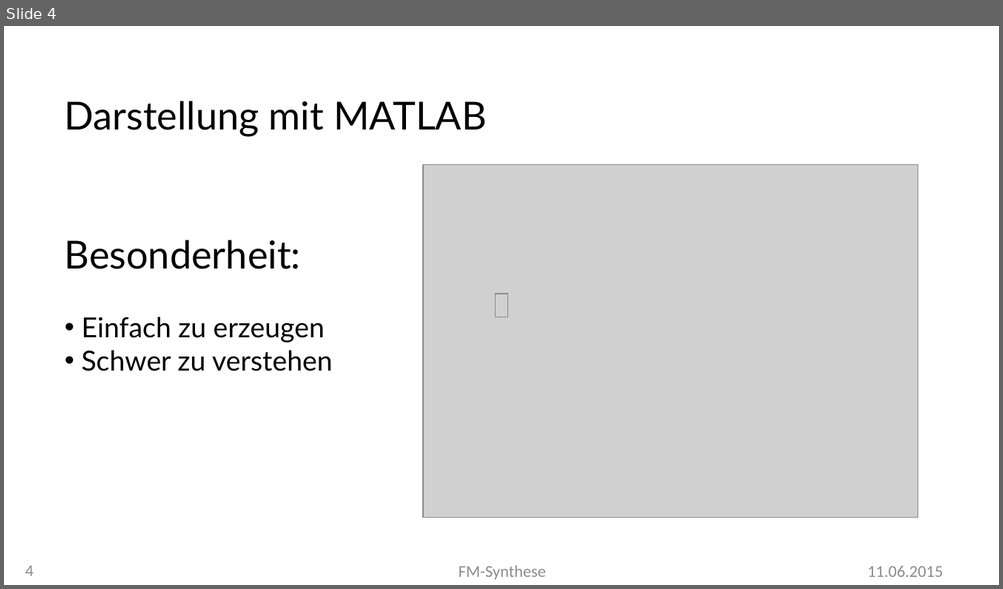
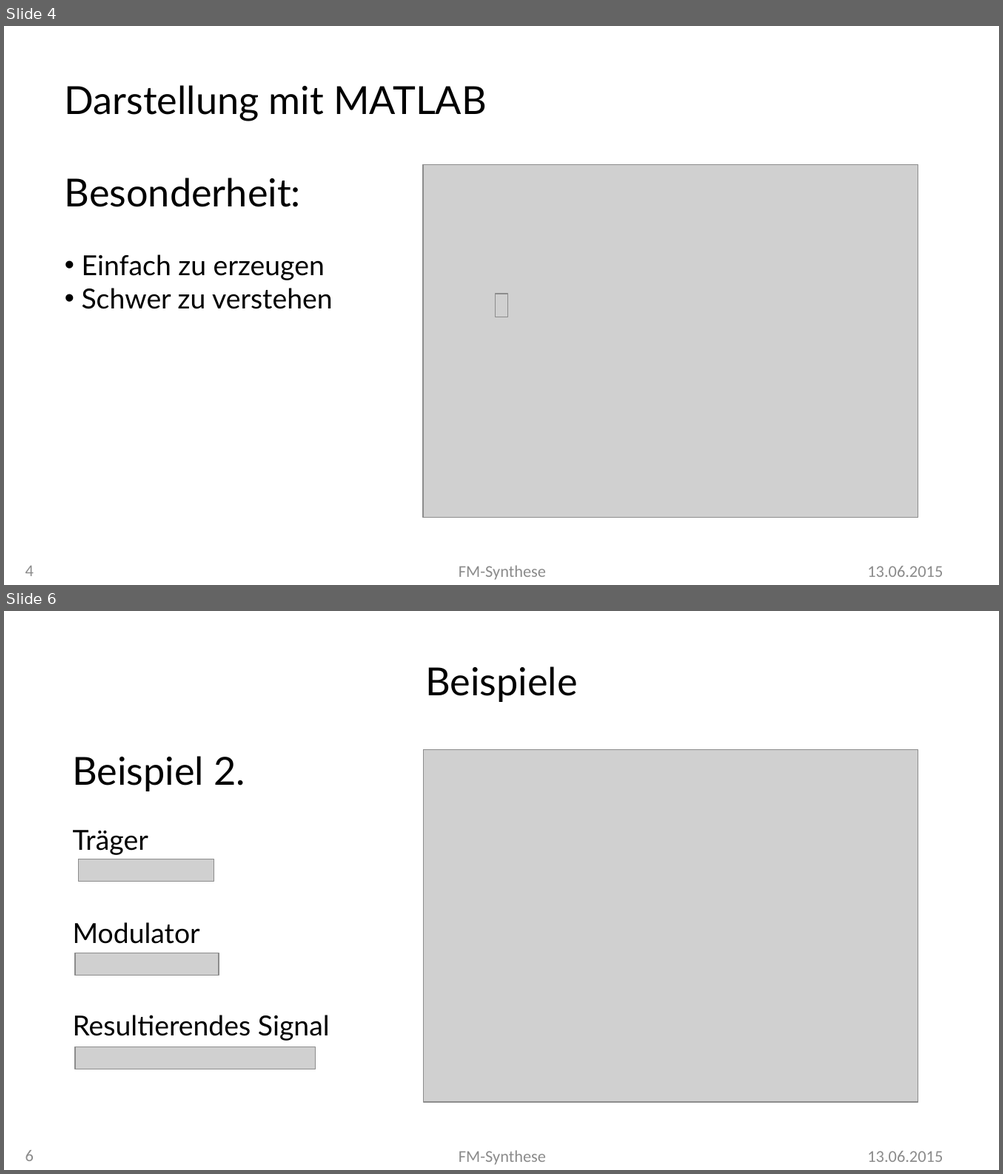
Before and after one commit to MBulli/VSeminar, a slide deck: Praesentation/FMSynthese-Julius.pptx. Shown one above the other, each under a label of ours: slide 4 before the commit, slides 4 and 6 after it; the slides between them are not shown. The pictures are 1003x589 and 1003x1174 pixels, drawn with LibreOffice and Linux fonts; fonts in the diff are those of the drawing; grey boxes stand for pictures; background and template pictures are left out. Boxes give left, top, right and bottom in pixels: in the first picture for what was removed or moved away, otherwise in the second. Text is boxed around its words. In the diff, an @@ line names an element or a change of style, - is before the commit and + after.

```diff
--- a/Praesentation/FMSynthese-Julius.pptx
+++ b/Praesentation/FMSynthese-Julius.pptx
@@ slide 6 added at box(4, 611, 999, 1170), background #FFFFFF @@
@@ title added at box(425, 667, 577, 702), 28 pt, text #000000 @@
+Beispiele
@@ text added at box(73, 756, 330, 1041), 20 pt, text #000000 @@
+Beispiel 2.
+Träger
+Modulator
+Resultierendes Signal
@@ picture added at box(423, 750, 917, 1103) @@
@@ picture added at box(79, 860, 214, 882) @@
@@ picture added at box(74, 953, 218, 975) @@
@@ picture added at box(74, 1048, 316, 1070) @@
@@ page number added at box(25, 1150, 34, 1162), 12 pt, text #8C8C8C @@
+6
@@ text added at box(458, 1150, 546, 1165), 12 pt, text #8C8C8C @@
+FM-Synthese
@@ text added at box(867, 1151, 942, 1162), 12 pt, text #8C8C8C @@
+13.06.2015
@@ slide 4 changed as well @@
@@ text "Darstellung mit MATLAB" rewrapped from box(65, 101, 486, 372) to box(65, 85, 486, 309) @@
@@ text at box(867, 566, 942, 577): text changed @@
-11.06.2015
+13.06.2015
```
Also in this commit, not shown: 4 other slides changed, 5 other slides added, 10 other files.
